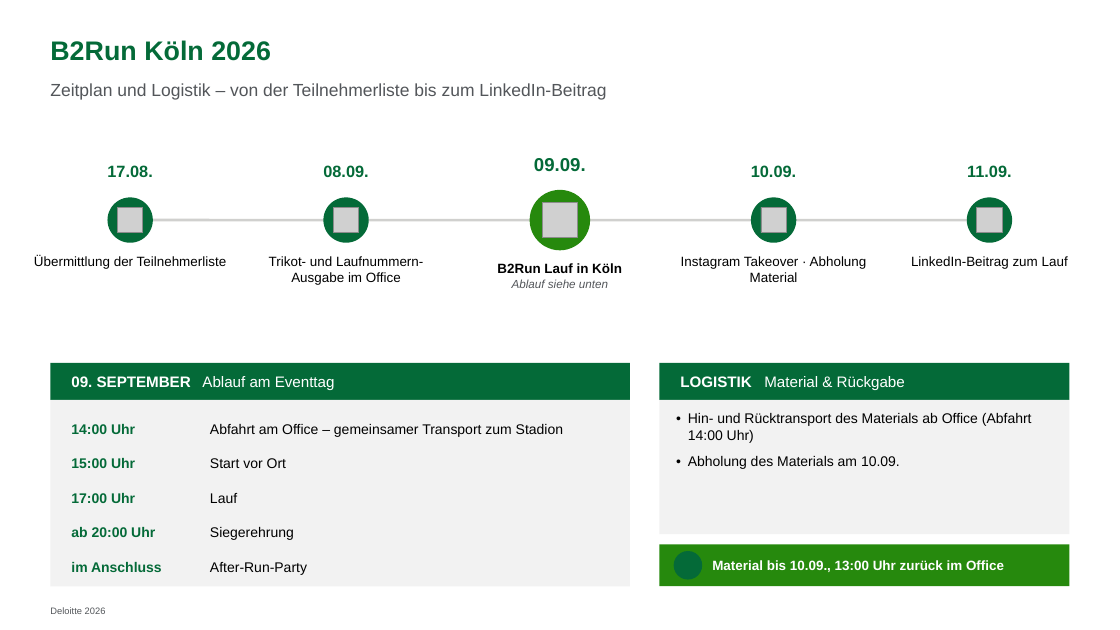
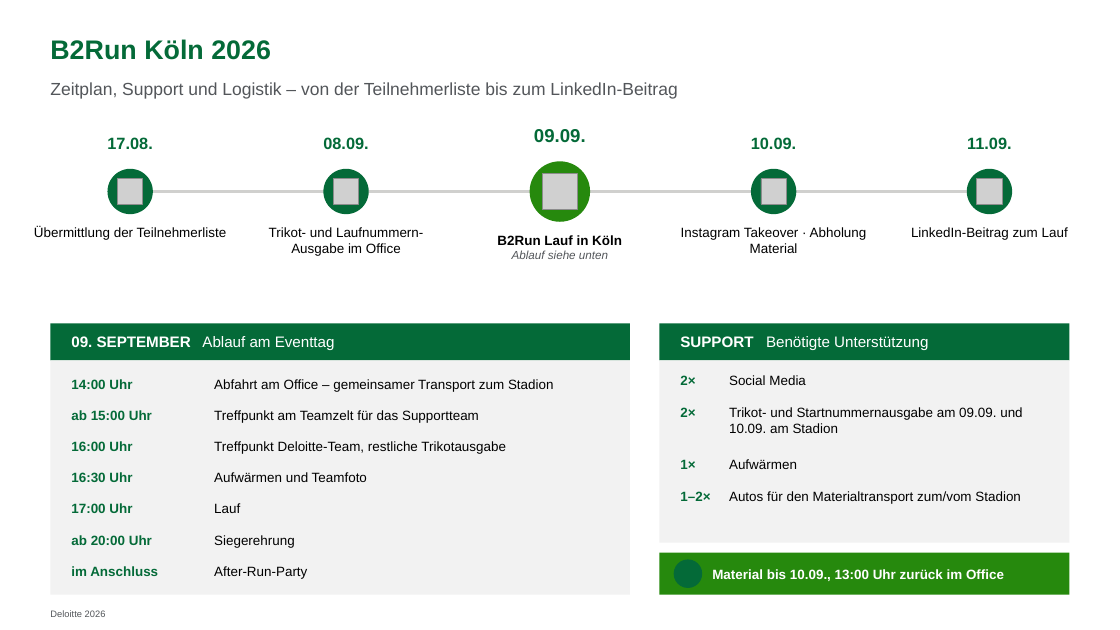
Before and after one commit to brenneisen-e/01_ki-arbeitsplatz, a slide deck: slide 1 of 20260805_B2Run_Koeln_Zeitplan.pptx. Drawn at 1120x630 pixels with LibreOffice and Linux fonts; fonts in the diff are those of the drawing; grey boxes stand for pictures; background and template pictures are left out. Boxes give left, top, right and bottom in pixels: in the first picture for what was removed or moved away, otherwise in the second. Text is boxed around its words. In the diff, an @@ line names an element or a change of style, - is before the commit and + after.

```diff
--- a/20260805_B2Run_Koeln_Zeitplan.pptx
+++ b/20260805_B2Run_Koeln_Zeitplan.pptx
@@ text at (50, 82, 677, 99): text changed @@
-Zeitplan und Logistik – von der Teilnehmerliste bis zum LinkedIn-Beitrag
+Zeitplan, Support und Logistik – von der Teilnehmerliste bis zum LinkedIn-Beitrag
@@ 9 texts, 5 pictures, 5 ellipses, 1 line: place and size @@
-9 texts, 5 pictures, 5 ellipses, 1 line at (34, 158, 1068, 285)
+9 texts, 5 pictures, 5 ellipses, 1 line at (34, 129, 1068, 256)
@@ text "B2Run Lauf in Köln": place and size @@
-text "B2Run Lauf in Köln" at (497, 263, 622, 288)
+text "B2Run Lauf in Köln" at (497, 235, 622, 259)
@@ 2 rectangles, 1 text: place and size @@
-2 rectangles, 1 text at (50, 363, 1070, 400)
+2 rectangles, 1 text at (50, 323, 1070, 360)
@@ text added at (680, 336, 928, 350), 13 pt, text #FFFFFF @@
+SUPPORT Benötigte Unterstützung
@@ rectangle: place and size @@
-rectangle at (50, 400, 630, 586)
+rectangle at (50, 360, 630, 595)
@@ text "14:00 Uhr": place and size @@
-text "14:00 Uhr" at (71, 424, 135, 434)
+text "14:00 Uhr" at (71, 379, 132, 389)
@@ text "Abfahrt am Office – gemeinsamer ...": place and size @@
-text "Abfahrt am Office – gemeinsamer ..." at (210, 424, 563, 437)
+text "Abfahrt am Office – gemeinsamer ..." at (214, 379, 554, 392)
@@ rectangle: place and size @@
-rectangle at (660, 400, 1070, 534)
+rectangle at (660, 360, 1070, 543)
@@ text removed at (680, 376, 905, 390) @@
-LOGISTIK Material & Rückgabe
@@ text added at (680, 375, 695, 385), 11.5 pt, text #046A38, bold @@
+2×
@@ text added at (729, 375, 806, 385), 11.5 pt, text #000000 @@
+Social Media
@@ text at (71, 410, 152, 420): text changed; size 12 to 11.5 pt @@
-15:00 Uhr
+ab 15:00 Uhr
@@ text at (214, 410, 479, 423): text changed; size 12 to 11.5 pt @@
-Start vor Ort
+Treffpunkt am Teamzelt für das Supportteam
@@ text added at (680, 407, 695, 417), 11.5 pt, text #046A38, bold @@
+2×
@@ text removed at (688, 413, 1032, 469) @@
-• Hin- und Rücktransport des Materials ab Office (Abfahrt 14:00 Uhr)
-• Abholung des Materials am 10.09.
@@ text added at (729, 407, 1022, 433), 11.5 pt, text #000000 @@
+Trikot- und Startnummernausgabe am 09.09. und 10.09. am Stadion
@@ text at (71, 441, 132, 451): text changed; size 12 to 11.5 pt @@
-17:00 Uhr
+16:00 Uhr
@@ text added at (214, 441, 506, 454), 11.5 pt, text #000000 @@
+Treffpunkt Deloitte-Team, restliche Trikotausgabe
@@ text added at (71, 472, 132, 482), 11.5 pt, text #046A38, bold @@
+16:30 Uhr
@@ text added at (214, 472, 367, 482), 11.5 pt, text #000000 @@
+Aufwärmen und Teamfoto
@@ text added at (680, 459, 695, 469), 11.5 pt, text #046A38, bold @@
+1×
@@ text added at (729, 459, 797, 469), 11.5 pt, text #000000 @@
+Aufwärmen
@@ text added at (71, 503, 132, 513), 11.5 pt, text #046A38, bold @@
+17:00 Uhr
@@ text "Lauf": place and size @@
-text "Lauf" at (210, 493, 237, 503)
+text "Lauf" at (214, 503, 240, 513)
@@ text added at (680, 491, 710, 501), 11.5 pt, text #046A38, bold @@
+1–2×
@@ text added at (729, 491, 1021, 504), 11.5 pt, text #000000 @@
+Autos für den Materialtransport zum/vom Stadion
@@ size 12 to 11.5 pt in 7 elements at (214, 379, 554, 392), (71, 379, 132, 389), (214, 566, 307, 579), (214, 535, 295, 548), (71, 566, 158, 576), (214, 503, 240, 513), (71, 535, 152, 545) @@
@@ text "ab 20:00 Uhr": place and size @@
-text "ab 20:00 Uhr" at (71, 527, 155, 537)
+text "ab 20:00 Uhr" at (71, 535, 152, 545)
@@ text "Siegerehrung": place and size @@
-text "Siegerehrung" at (210, 527, 294, 540)
+text "Siegerehrung" at (214, 535, 295, 548)
@@ 1 text, 1 rectangle, 1 ellipse: place and size @@
-1 text, 1 rectangle, 1 ellipse at (660, 544, 1070, 586)
+1 text, 1 rectangle, 1 ellipse at (660, 553, 1070, 595)
```
